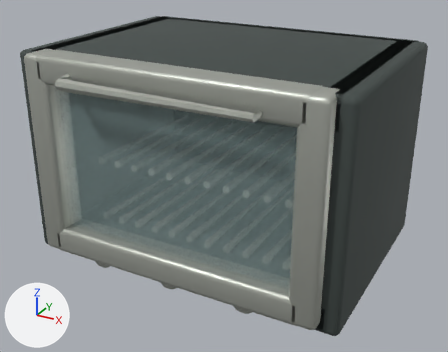
Before and after pictures for a commit that changed the Blender file assets-source/blender/toaster-oven.blend.
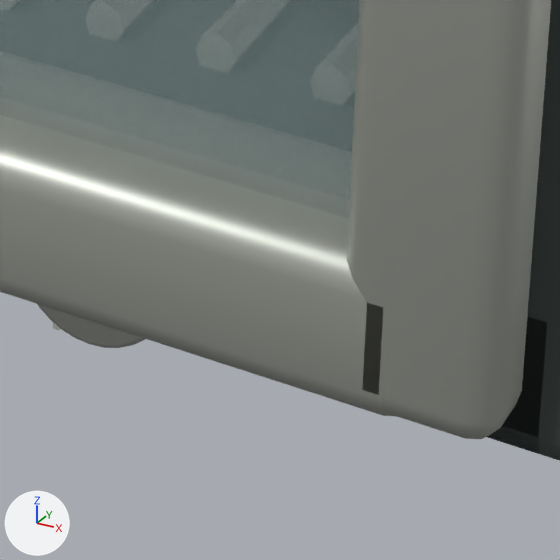
The first picture shows the older version from a 50 mm camera at (0.431, -0.782, 0.508) aimed at (0.009, -0.013, 0.124). The close-ups show the older and then the newer version on the part from 51% to 73% of the width and 71% to 100% of the height of that picture. Only the edits that show in the close-ups are written down. Lighting does not change. The marker at lower left points along +X, +Y and +Z.

Names of what the first close-up shows: 'case_horizontal', 'case_side.001', 'control_bezel.002', 'door_glazing', 'front_door_rail', 'front_door_stile.001'.
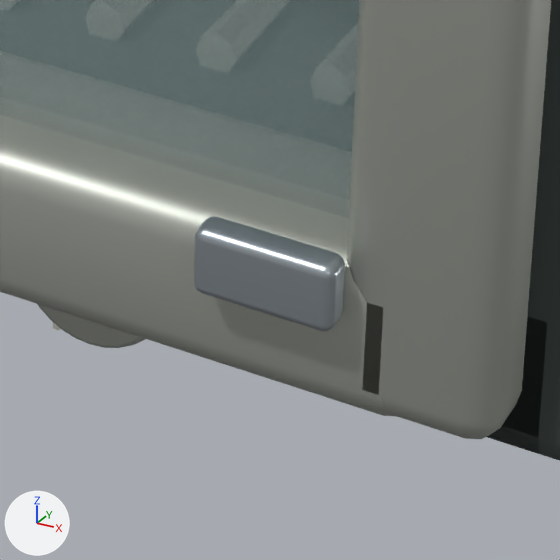
What differs and where, as boxes [x1, y1, x2, y2] in the close-ups (560 x 560 px):
'Lower door hinge detail.001', added: after [194, 216, 345, 331]

Edits to the bpy script that builds the scene:
```text
Add mat_brushed_stainless_steel:
    mat_brushed_stainless_steel = principled_material('brushed-stainless-steel')
    mat_brushed_stainless_steel.base_color = (0.43, 0.48, 0.52)  # light grey #afb8bf
    mat_brushed_stainless_steel.metallic = 0.78
    mat_brushed_stainless_steel.roughness = 0.32
Add me_cube_096:
    me_cube_096.from_pydata(...)  # 96 vertices, 98 faces; spans x 0.1525..0.1875, y -0.178..-0.169, z 0.039..0.057
    me_cube_096.materials.append(mat_brushed_stainless_steel)  # light grey #afb8bf
Add ob_lower_door_hinge_detail_001:
    ob_lower_door_hinge_detail_001 = bpy.data.objects.new('Lower door hinge detail.001', me_cube_096)
    ob_lower_door_hinge_detail_001.location = (0.0, 0.0, 0.0)
```
